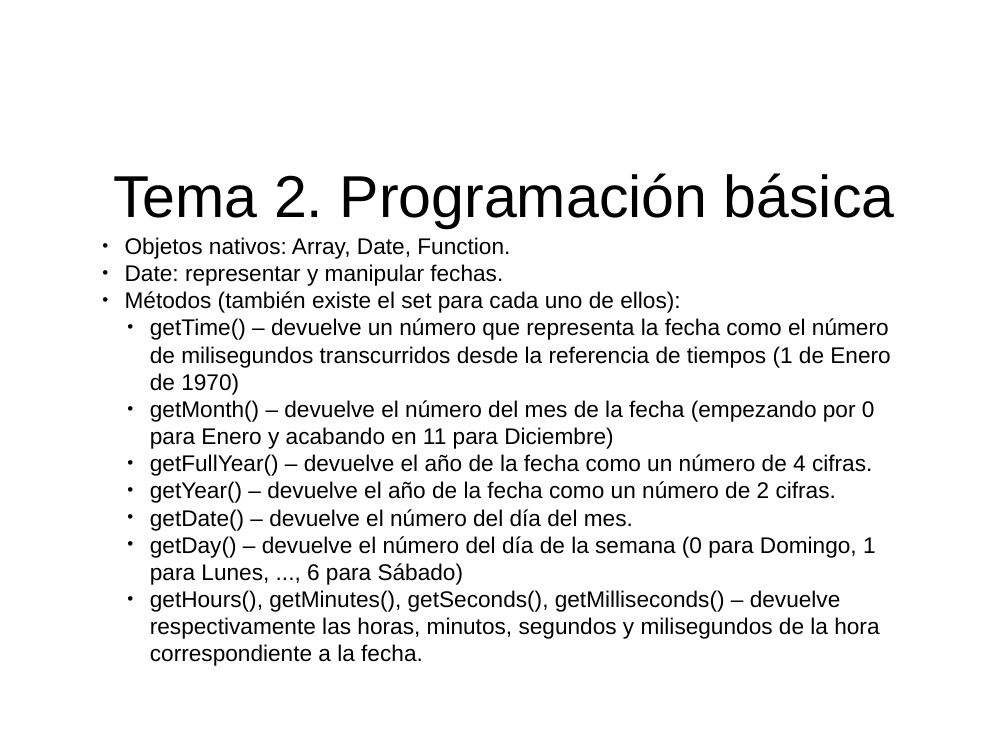
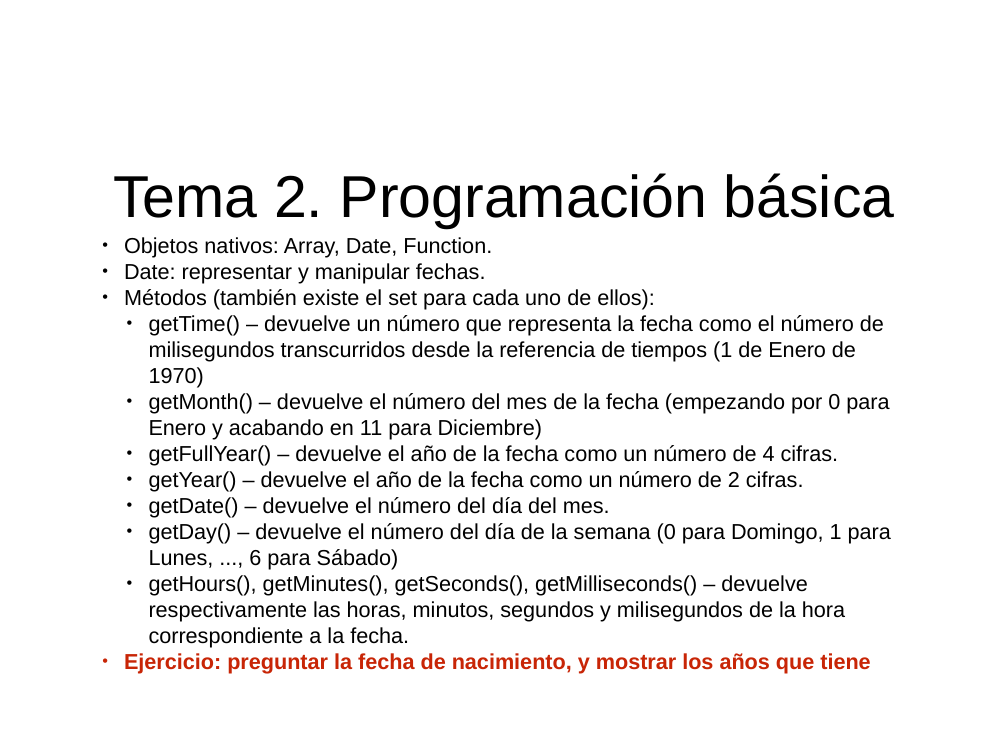
Before and after one commit to fitamix/CursoJS, a slide deck: slide 22 of Tema2/Tema2.ppt. Drawn at 1008x756 pixels with LibreOffice and Linux fonts; fonts in the diff are those of the drawing. Boxes give left, top, right and bottom in pixels: in the first picture for what was removed or moved away, otherwise in the second. Text is boxed around its words. In the diff, an @@ line names an element or a change of style, - is before the commit and + after.

```diff
--- a/Tema2/Tema2.ppt
+++ b/Tema2/Tema2.ppt
@@ subtitle at (124, 237, 891, 648): size 23 to 22 pt; indent changed @@
@@ subtitle at (124, 653, 870, 674): paragraph added @@
+• Ejercicio: preguntar la fecha de nacimiento, y mostrar los años que tiene
```
Also in this commit, not shown: 3 other slides changed, 3 other files.
